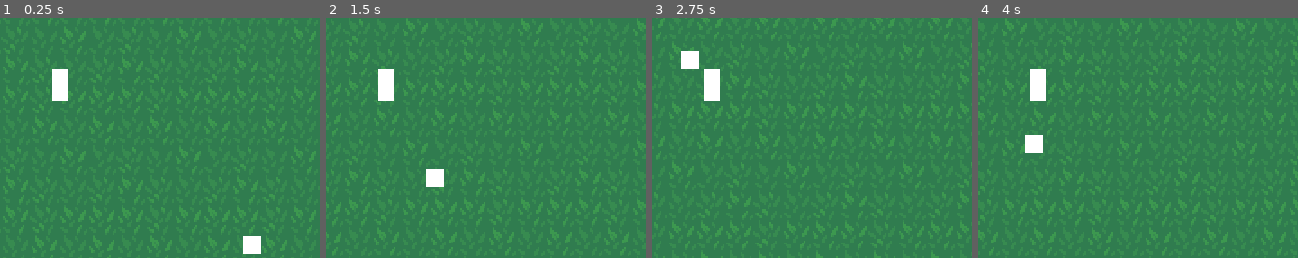
Above: before the commit, frames 1-4 (left to right).
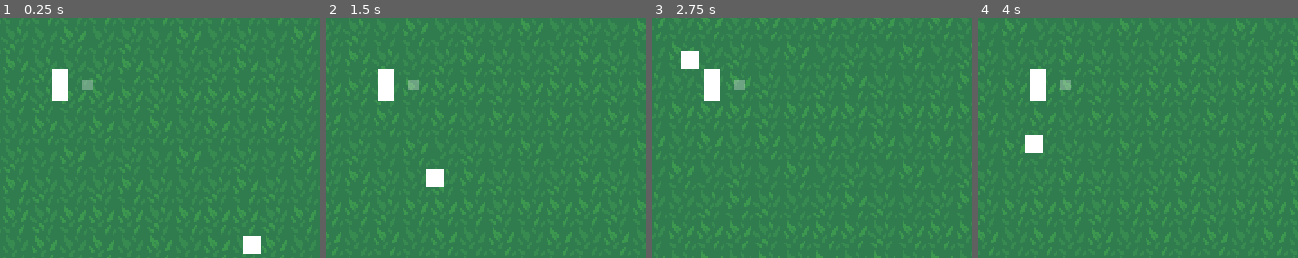
Above: after the commit, the same moments.

Repository: nullportal/dog-and-ball
Game: Godot game, scene res://Game.tscn
Same seed, same stepped clock (60 frames per second), same inputs: the game is played once before the commit and once after it.
Inputs:
- Up to frame 1 (0.25 s): no input
- Up to frame 2 (1.5 s): tap Enter at 0.5 s; hold Right (ui_right) 0.53-1.28 s; hold Down (ui_down) from 1.28 s (still down)
- Up to frame 3 (2.75 s): release Down (ui_down) at 2.03 s; hold Right (ui_right) from 2.03 s (still down)
- Up to frame 4 (4 s): release Right (ui_right) at 2.78 s; hold Up (ui_up) 2.78-3.53 s; hold Left (ui_left) from 3.53 s (still down)
The pictures show only the part of the screen within x 41-91%, y 36-86%; the shares and areas given below are measured in that part.

The runs differ from the first frame. In frame 1, 0.1% of the frame differs, in the area x 25-30%, y 25-30%; in frame 2, 0.1%; in frame 3, 0.1%; in frame 4, 0.1%.

Commit message:
[QOL] Generalise reticle code
Will let us add mouse input shortly.

Diff:
--- a/Entities/Player/Player.gd
+++ b/Entities/Player/Player.gd
@@ -42,7 +42,9 @@
 			move_state(delta)
 			emit_signal('MOVED', self.global_position)
 
-	aim_vec = reticle.aim_reticle()
+func _input(event):
+	if event is InputEventJoypadMotion:
+		self.aim_vec = reticle.aim_reticle(event)
 
 func move_state(delta):
 	var move_vec = Vector2.ZERO
--- a/UI/Reticle.gd
+++ b/UI/Reticle.gd
@@ -2,29 +2,37 @@
 
 export var MAX_DISTANCE = 5
 
-# TODO Use actual crosshair instead
-func aim_reticle():
-	return __old_aim_reticle()
+func aim_reticle(event):
+	if event is InputEventJoypadMotion:
+		return _aim_joy_reticle()
+	else:
+		assert(false, 'Unknown input event %s' % event)
 
-func __old_aim_reticle():
-	var direction = 0.0
+func _aim_joy_reticle():
 	var joy_left = Input.get_action_strength("aim_right") - Input.get_action_strength("aim_left")
 	var joy_up = Input.get_action_strength("aim_down") - Input.get_action_strength("aim_up")
 	var joy_vec = Vector2(
 			joy_left,
 			joy_up
 	)
-	var joy_extent = clamp((abs(joy_left) + abs(joy_up)), 0, 1)
-	if joy_extent == 0:
+
+	return _update_reticle(joy_vec)
+
+func _update_reticle(vec):
+	var extent = clamp((abs(vec.y) + abs(vec.x)), 0, 1)
+	if extent == 0:
 		self.hide()
 	else:
-		direction = rad2deg(joy_vec.angle())
+		var direction = rad2deg(vec.angle())
 		self.rotation_degrees = direction
-		self.show()
 
 		# Extend end of reticle
 		var line = self.find_node('Line')
 		var base_len = Vector2(16, 0)
 		var end_point = line.get_point_count() - 1
-		line.points[end_point] = base_len * joy_extent * MAX_DISTANCE
-	return joy_vec
+		line.points[end_point] = base_len * extent * MAX_DISTANCE
+
+		self.show()
+
+	# Just return as-is. May do more with it later...
+	return vec
